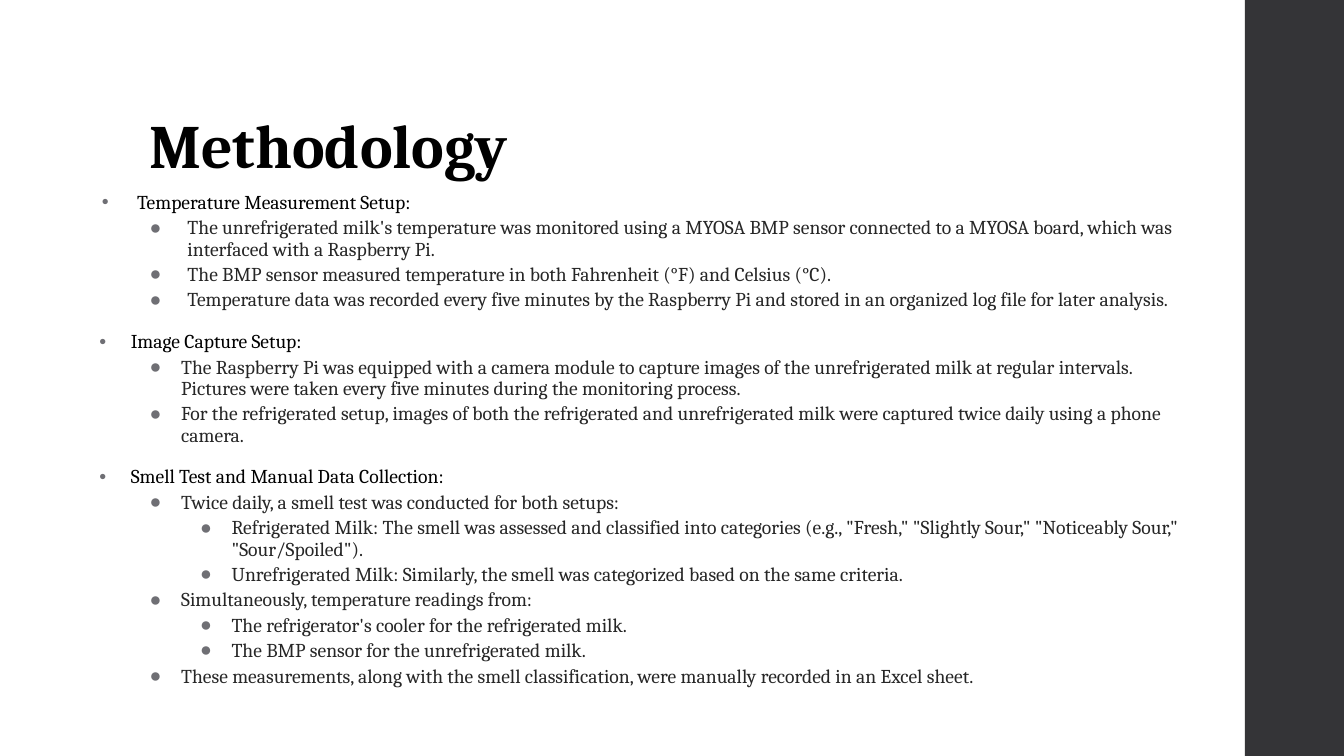
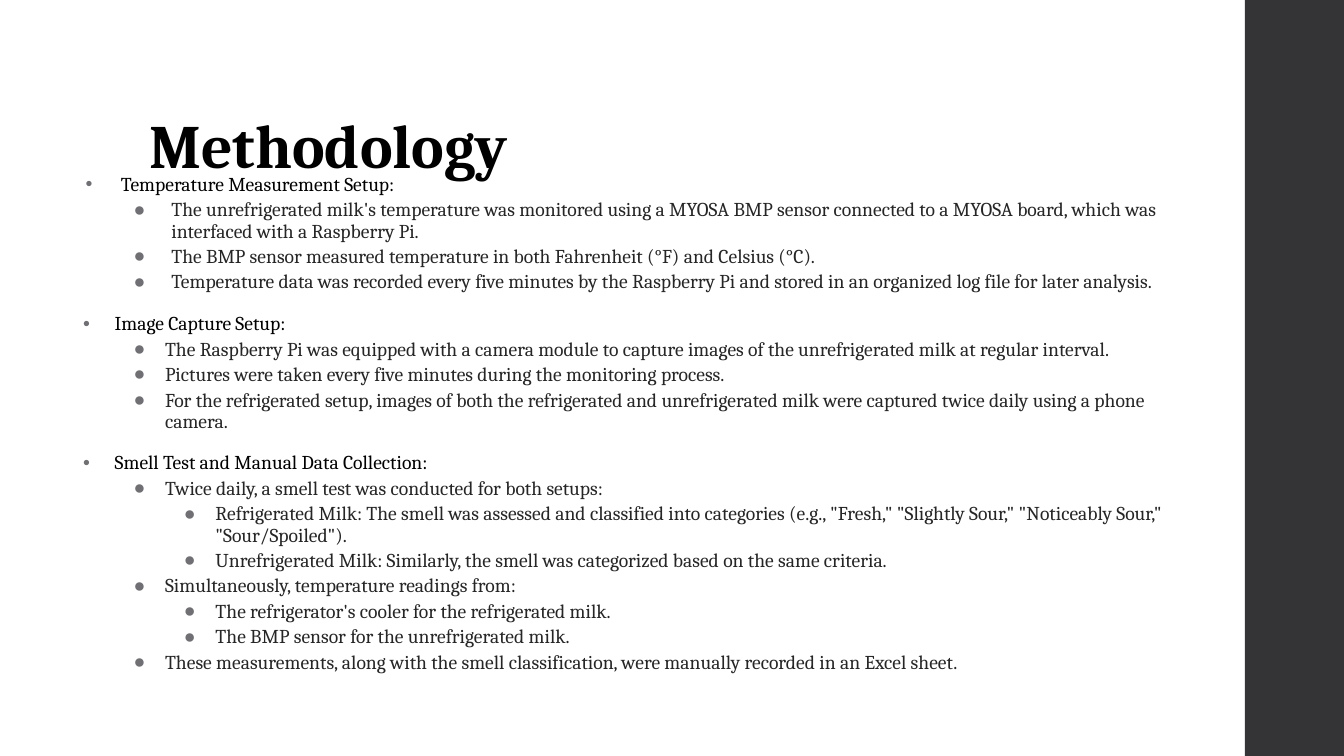
Before and after one commit to NahomAbera/Smart-Milk-Spoilage-Detection-Experiment-Data-Analysis, a slide deck: slide 6 of Project Presentation/Project Presentation.pptx. Drawn at 1344x756 pixels with LibreOffice and Linux fonts; fonts in the diff are those of the drawing. Boxes give left, top, right and bottom in pixels: in the first picture for what was removed or moved away, otherwise in the second. Text is boxed around its words. In the diff, an @@ line names an element or a change of style, - is before the commit and + after.

```diff
--- a/Project Presentation/Project Presentation.pptx
+++ b/Project Presentation/Project Presentation.pptx
@@ text "Temperature Measurement Setup:": place and size @@
-text "Temperature Measurement Setup:" at (131,195,1177,687)
+text "Temperature Measurement Setup:" at (115,177,1161,674)
@@ text at (165,342,1109,386): text changed @@
-  ● The Raspberry Pi was equipped with a camera module to capture images of the unrefrigerated milk at regular intervals. Pictures were taken every five minutes during the monitoring process.
+  ● The Raspberry Pi was equipped with a camera module to capture images of the unrefrigerated milk at regular interval.
+  ● Pictures were taken every five minutes during the monitoring process.
```
Also in this commit, not shown: 7 other slides changed, 3 slides added, 1 slide removed.
